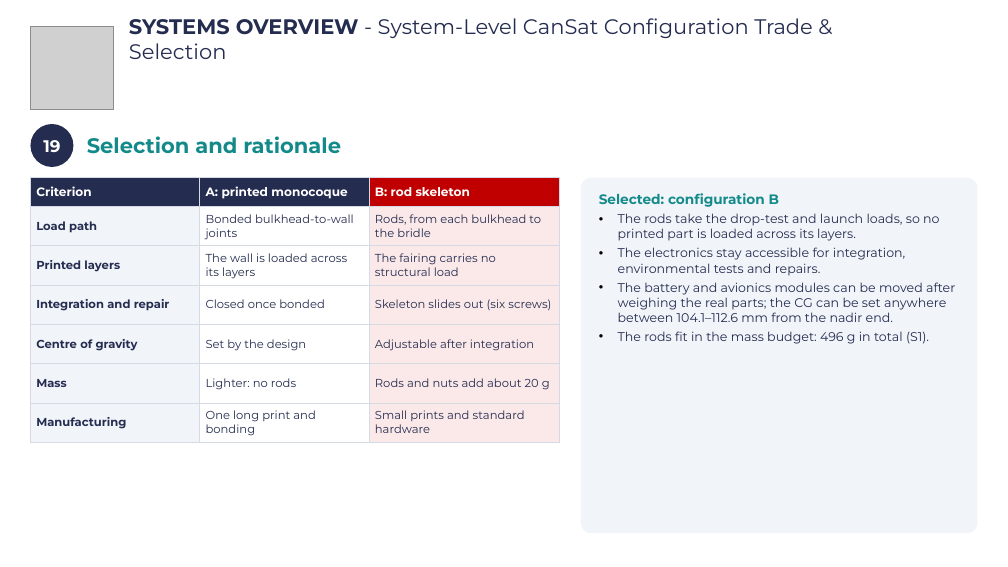
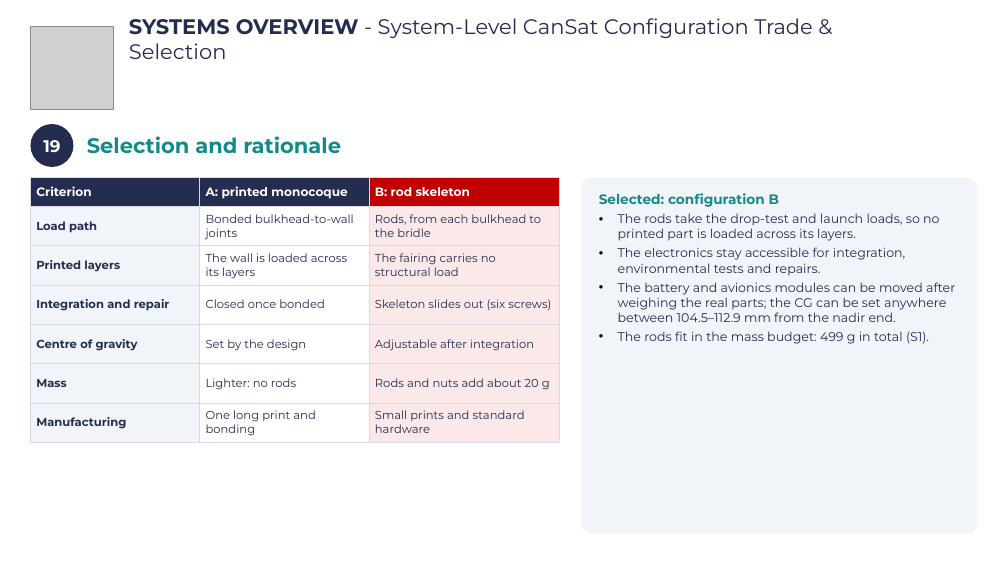
Before and after one commit to Caetano18/proyecto, a slide deck: slide 22 of cansat_pdr/laminas_plantilla/CanSat_PDR_Hermes_completo.pptx. Drawn at 1008x567 pixels with LibreOffice and Linux fonts; fonts in the diff are those of the drawing; grey boxes stand for pictures; background and template pictures are left out. Boxes give left, top, right and bottom in pixels: in the first picture for what was removed or moved away, otherwise in the second. Text is boxed around its words. In the diff, an @@ line names an element or a change of style, - is before the commit and + after.

```diff
--- a/cansat_pdr/laminas_plantilla/CanSat_PDR_Hermes_completo.pptx
+++ b/cansat_pdr/laminas_plantilla/CanSat_PDR_Hermes_completo.pptx
@@ text in rounded rectangle at bbox=[618, 282, 955, 344]: text changed @@
-• The battery and avionics modules can be moved after weighing the real parts; the CG can be set anywhere between 104.1–112.6 mm from the nadir end.
-• The rods fit in the mass budget: 496 g in total (S1).
+• The battery and avionics modules can be moved after weighing the real parts; the CG can be set anywhere between 104.5–112.9 mm from the nadir end.
+• The rods fit in the mass budget: 499 g in total (S1).
```
Also in this commit, not shown: 13 other slides changed, 23 other files.
